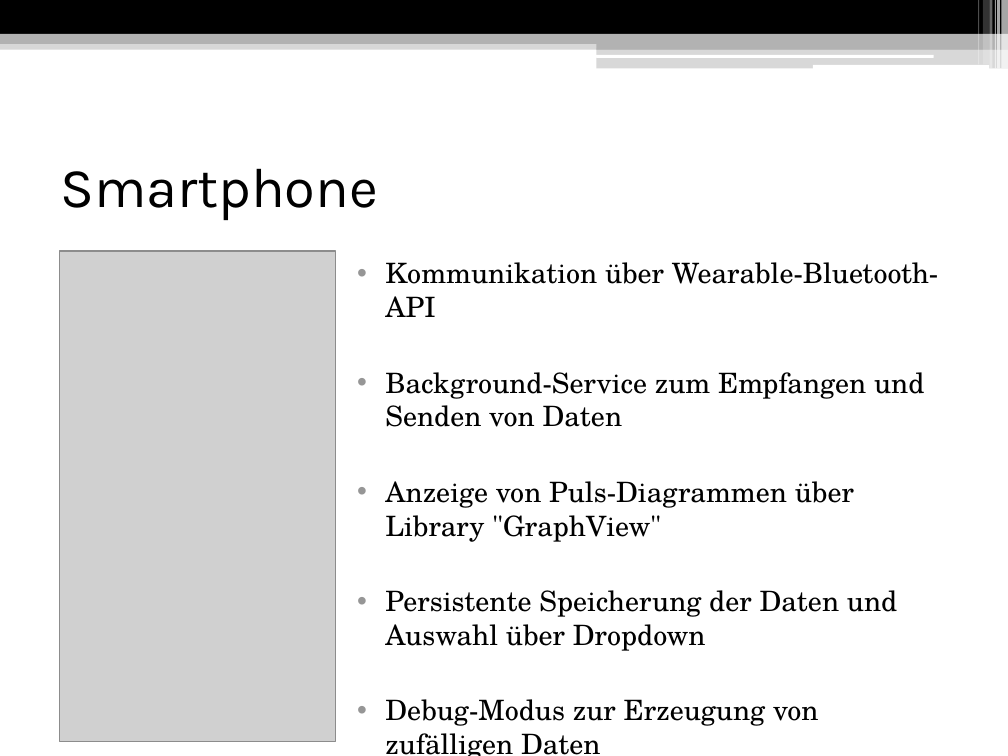
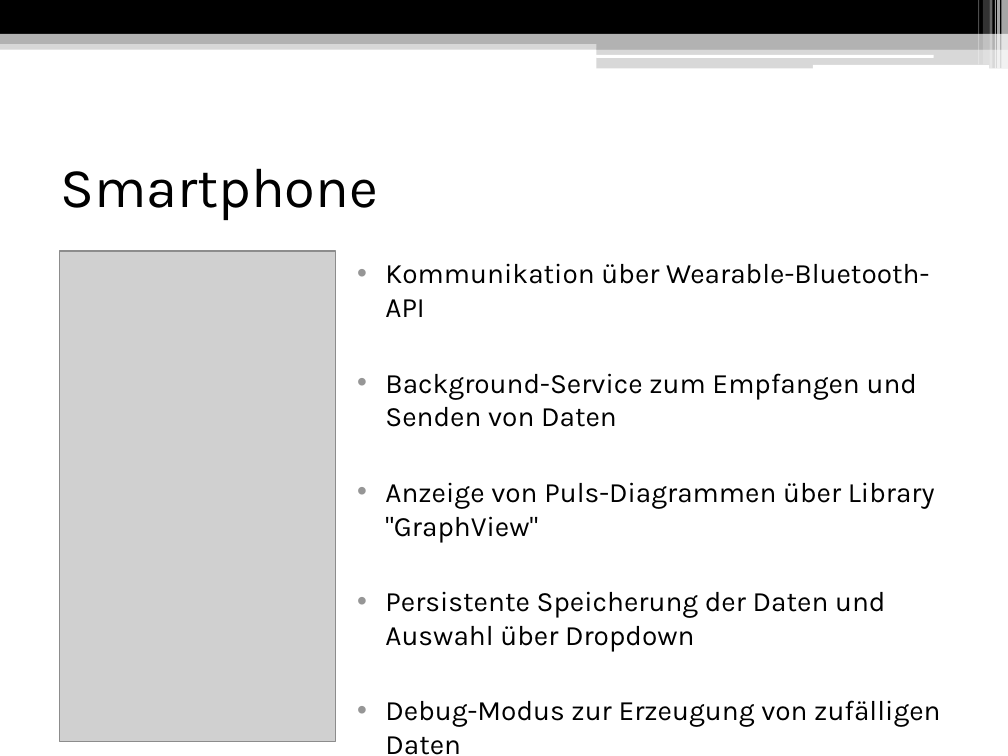
Before and after one commit to FFTEAM/guiframework, a slide deck: slide 5 of presentation/Heartrate2go.pptx. Drawn at 1008x756 pixels with LibreOffice and Linux fonts; fonts in the diff are those of the drawing; grey boxes stand for pictures. Boxes give left, top, right and bottom in pixels: in the first picture for what was removed or moved away, otherwise in the second. Text is boxed around its words. In the diff, an @@ line names an element or a change of style, - is before the commit and + after.

```diff
--- a/presentation/Heartrate2go.pptx
+++ b/presentation/Heartrate2go.pptx
@@ text "Kommunikation über Wearable-Bluetooth-API" at (x1=385, y1=264, x2=940, y2=755): font TeX Gyre Schola to Karla @@
```
Also in this commit, not shown: 5 other slides changed, 1 slide removed, 1 other file.
